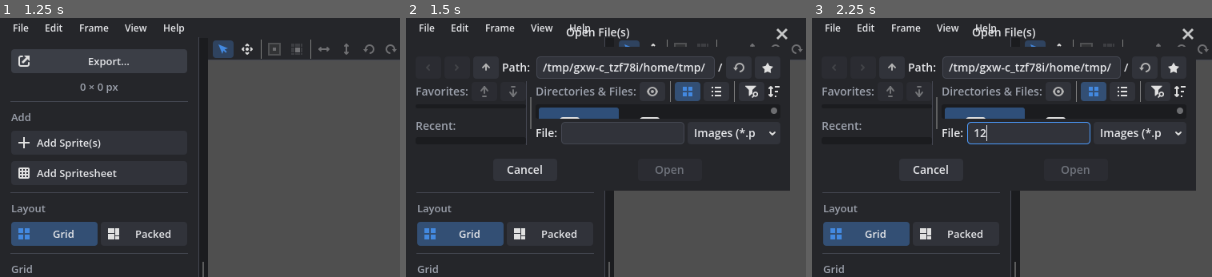
Above: before the commit, frames 1-3 (left to right).
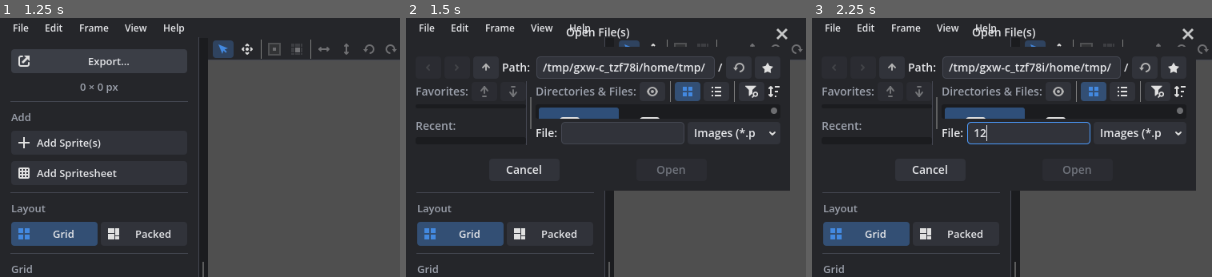
Above: after the commit, the same moments.

Repository: caleb-tognoli/spritesheetbelli
Game: Godot game, scene res://ui/main/main.tscn
Same seed, same stepped clock (60 frames per second), same inputs: the game is played once before the commit and once after it.
Inputs (mouse positions are % of the whole screen's width and height, from its top left):
- Up to frame 1 (1.25 s): click "Export…" at 0.5 s
- Up to frame 2 (1.5 s): click "Add Sprite(s)" at 1.25 s
- Up to frame 3 (2.25 s): click (27, 22) at 2.02 s; type "12" at 2.1 s
The pictures show only the part of the screen within x 0-50%, y 0-50%; the shares and areas given below are measured in that part.

Frame 1 is identical in both runs. In frame 2, 0.3% of the frame differs, in the area x 25-70%, y 56-62%; in frame 3, 0.3%.

Commit message:
Dialog buttons as wide as Windows' standard
- Dialog buttons are at least 88 px wide instead of 80, the standard width of Windows
  buttons, in interface units so they grow with the interface's scale; this also goes
  for Add Spritesheet's buttons
- The narrow dialogs (confirmations, File Changed, Unsaved changes with three buttons,
  Name Row, Add Outline) keep their buttons on one line

Diff:
--- a/scripts/ui/dialog_buttons.gd
+++ b/scripts/ui/dialog_buttons.gd
@@ -5,7 +5,8 @@
 ## it elsewhere (the [code]gui/common/swap_cancel_ok[/code] project setting can change
 ## that), and other buttons go to the left of the two.
 
-const MIN_WIDTH := 80
+## Windows' standard button width, in interface units, so scaled with the interface
+const MIN_WIDTH := 88
 
 
 ## Moves the buttons of [param dialog] to the right, also ones added or shown later.
--- a/tests/unit/test_dialog_buttons.gd
+++ b/tests/unit/test_dialog_buttons.gd
@@ -35,6 +35,7 @@
 	await get_tree().process_frame
 	for button: Button in [extra, dialog.get_ok_button(), dialog.get_cancel_button()]:
 		assert_eq(button.custom_minimum_size.x, DialogButtons.MIN_WIDTH, "from the theme")
+	assert_eq(DialogButtons.MIN_WIDTH, 88, "as wide as Windows' buttons")
 	var cancel_or_ok := expected[-1] as Button
 	assert_eq(cancel_or_ok.get_rect().end.x, row.size.x, "at the right")
 	dialog.free()
Not shown, changed: CHANGELOG.md
